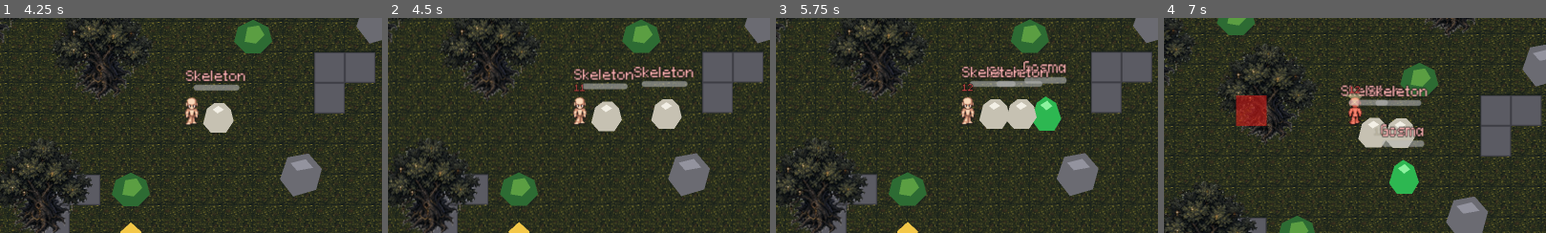
Above: before the commit, frames 1-4 (left to right).
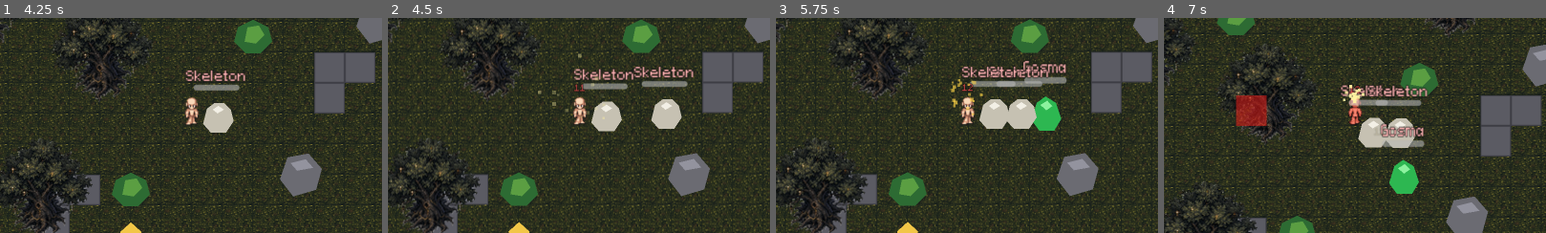
Above: after the commit, the same moments.

Repository: ramonsamagaio/Oathwake-Main
Game: Godot game, scene res://scenes/Main.tscn
The game is run twice, just before and just after one commit, with the same random seed, the same clock (stepped at 60 frames per second) and the same inputs. This scene is started directly instead of the project's main scene.
Inputs (mouse positions are % of the whole screen's width and height, from its top left):
- Up to frame 1 (4.25 s): click "PLAYER STATS" at 0.5 s; click "APPLY" at 1.25 s; click "SPAWN" at 2 s; click "Natural map spawn" at 2.75 s; click "Monsters" at 3.5 s
- Up to frame 2 (4.5 s): click "Skeleton" at 4.25 s
- Up to frame 3 (5.75 s): click "Gosma" at 5 s
- Up to frame 4 (7 s): tap Enter at 5.75 s; move the mouse to (45, 70) at 5.77 s; hold W 5.78-6.5 s; tap B at 5.85 s; click (45, 70) at 5.92 s; tap Space at 6.02 s; drag from (80, 65) to (38, 47) at 6.52 s
The pictures show only the part of the screen within x 25-75%, y 28-78%; the shares and areas given below are measured in that part.

Frame 1 is identical in both runs. In frame 2, 0.2% of the frame differs, in the area x 39-57%, y 16-47%; in frame 3, 0.2%, in the area x 45-55%, y 28-46%; in frame 4, 0.2%.

Commit message:
Spawn pixel sparks on hit impact

Diff:
--- a/scripts/ui/FloatingCombatTextSpawner.gd
+++ b/scripts/ui/FloatingCombatTextSpawner.gd
@@ -42,6 +42,7 @@
 
 static func show_hit_impact(world_position: Vector2, is_critical := false) -> void:
 	_spawn_hit_impact(world_position, is_critical)
+	_spawn_pixel_hit_sparks(world_position, is_critical)
 
 
 static func show_xp(amount: int, world_position: Vector2) -> void:
@@ -74,6 +75,15 @@
 		hit_impact.call("setup", is_critical)
 
 
+static func _spawn_pixel_hit_sparks(world_position: Vector2, is_critical: bool) -> void:
+	var tree := Engine.get_main_loop() as SceneTree
+	if tree == null or tree.root == null:
+		return
+	var pixel_vfx := tree.root.get_node_or_null("PixelVFX")
+	if pixel_vfx != null and pixel_vfx.has_method("spawn_world_hit_sparks"):
+		pixel_vfx.call("spawn_world_hit_sparks", world_position, is_critical)
+
+
 static func _request_critical_screen_shake() -> void:
 	var tree := Engine.get_main_loop() as SceneTree
 	if tree == null:
